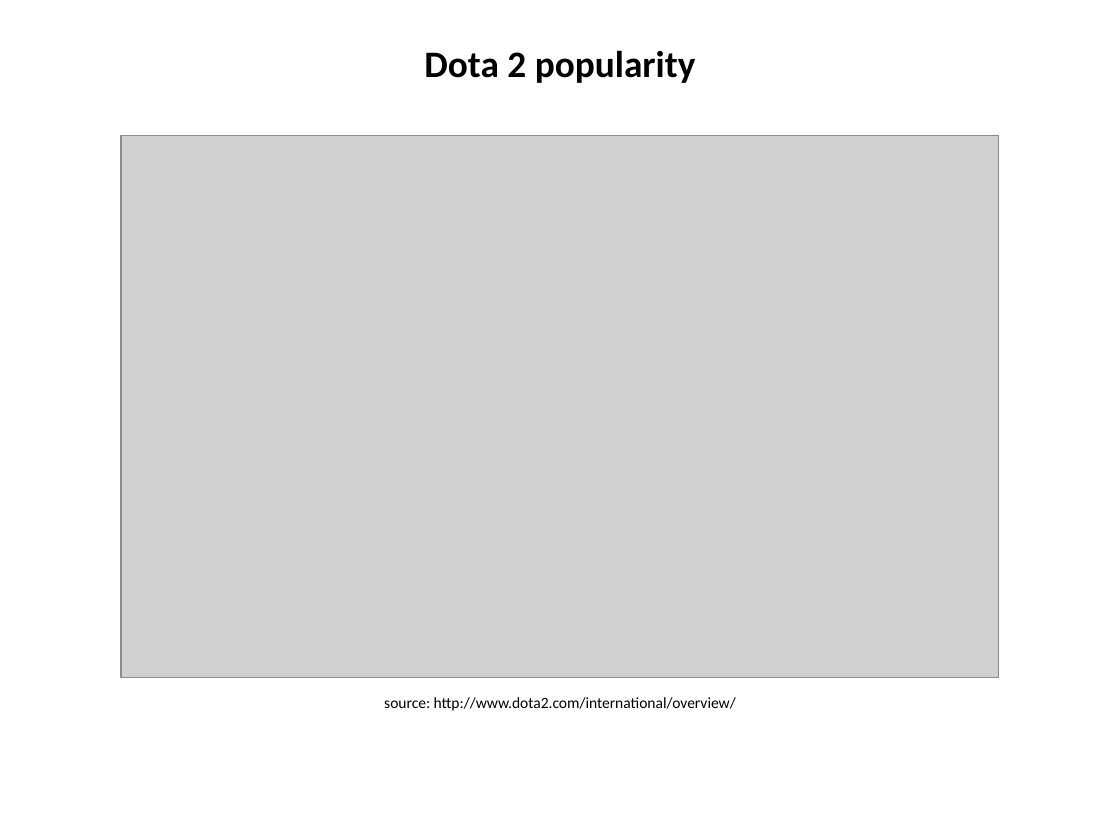
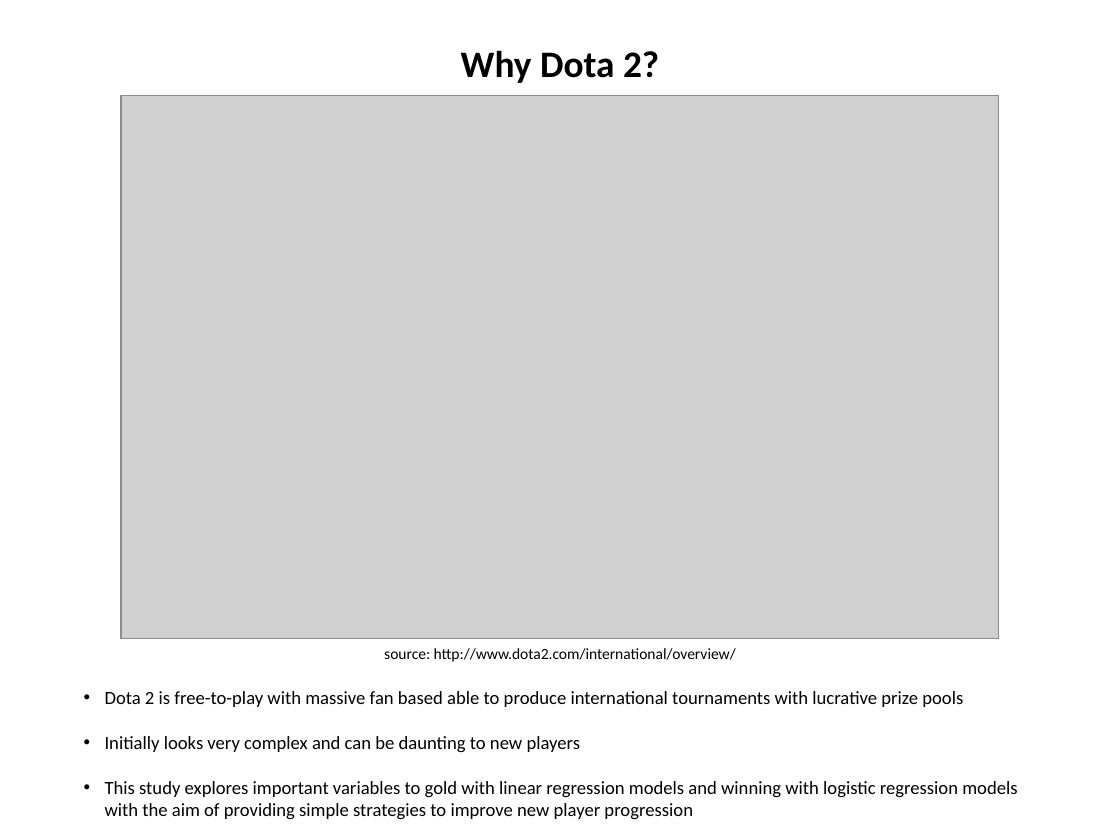
Before and after one commit to DMzMin/LMS_Dota2, a slide deck: slide 2 of Dota2_Presentation.pptx. Drawn at 1120x840 pixels with LibreOffice and Linux fonts; fonts in the diff are those of the drawing; grey boxes stand for pictures. Boxes give left, top, right and bottom in pixels: in the first picture for what was removed or moved away, otherwise in the second. Text is boxed around its words. In the diff, an @@ line names an element or a change of style, - is before the commit and + after.

```diff
--- a/Dota2_Presentation.pptx
+++ b/Dota2_Presentation.pptx
@@ text at <box>461,50,659,83</box>: text changed @@
-Dota 2 popularity
+Why Dota 2?
@@ picture: place and size @@
-picture at <box>121,136,999,679</box>
+picture at <box>121,95,999,638</box>
@@ text "source: http://www.dota2.com/international/overview/": place and size @@
-text "source: http://www.dota2.com/international/overview/" at <box>384,697,736,711</box>
+text "source: http://www.dota2.com/international/overview/" at <box>384,648,736,662</box>
@@ text added at <box>105,691,1017,820</box>, 12 pt, text #000000 @@
+• Dota 2 is free-to-play with massive fan based able to produce international tournaments with lucrative prize pools
+• Initially looks very complex and can be daunting to new players
+• This study explores important variables to gold with linear regression models and winning with logistic regression models with the aim of providing simple strategies to improve new player progression
```
Also in this commit, not shown: 2 other slides changed.
